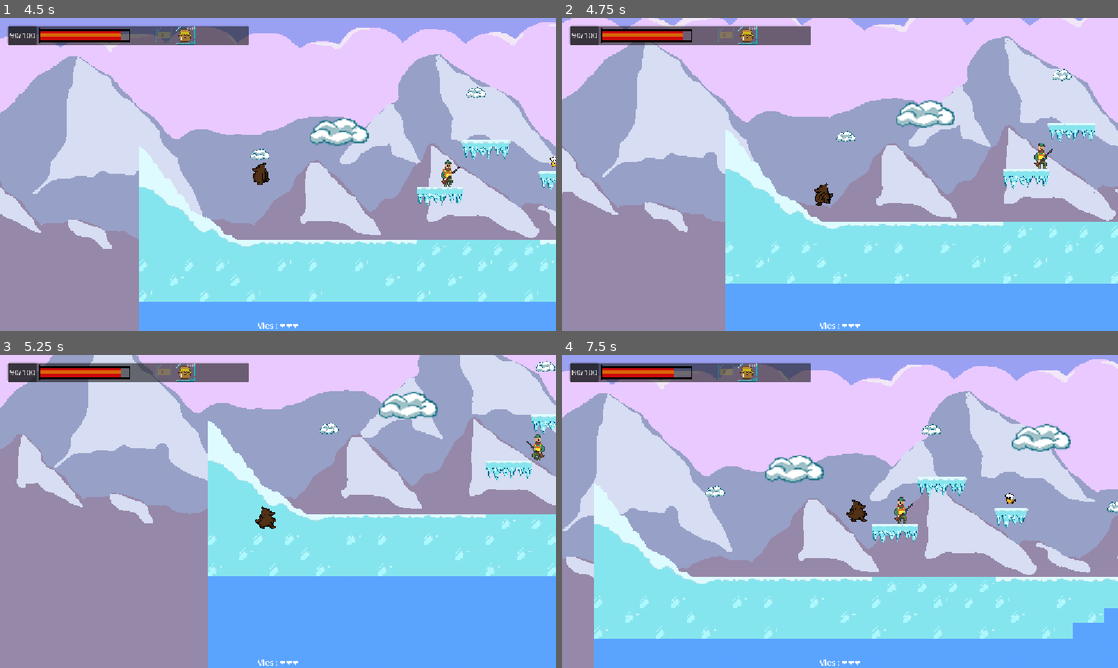
Above: before the commit, frames 1-4 (two rows, left to right).
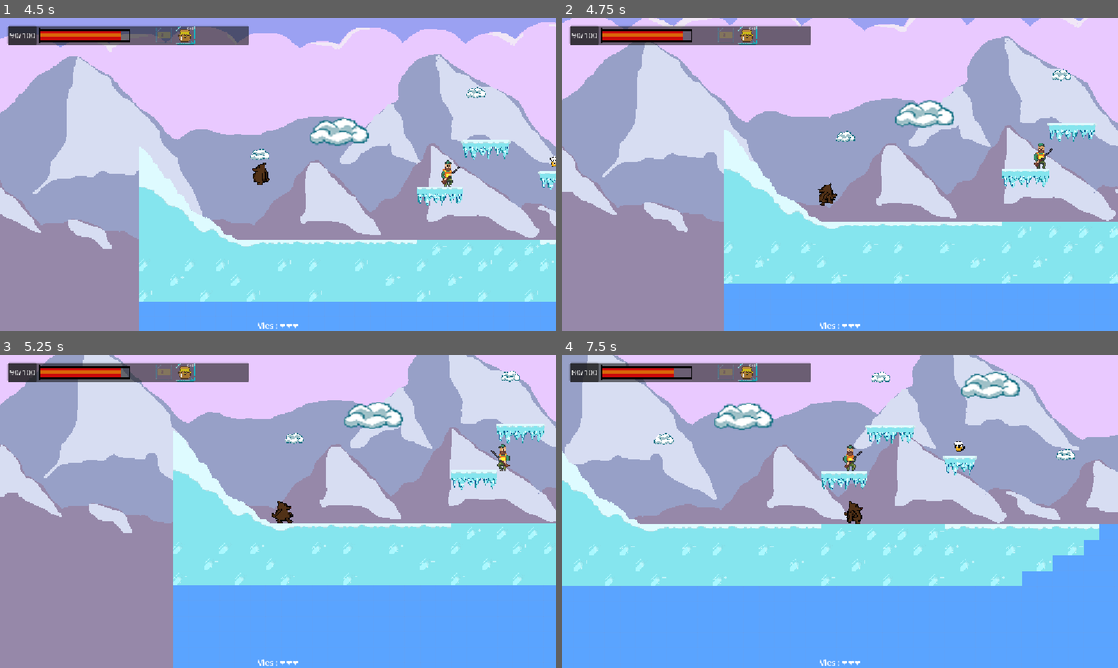
Above: after the commit, the same moments.

Repository: Oozudex/GameJam-BearBeer
Game: Godot game, scene res://Scene/main_menu.tscn
Same seed, same stepped clock (60 frames per second), same inputs: the game is played once before the commit and once after it.
Inputs:
- Up to frame 1 (4.5 s): click "Nouvelle partie" at 0.5 s; hold Right (ui_right) 1.28-2.78 s; tap Space (jump) at 1.52, 2.27, 3.77 s; hold Left (ui_left) from 2.78 s (still down)
- Up to frame 2 (4.75 s): keep holding Left (ui_left); tap Space (jump) at 4.52 s
- Up to frame 3 (5.25 s): release Left (ui_left) at 5.03 s; hold Right (ui_right) from 5.03 s (still down)
- Up to frame 4 (7.5 s): keep holding Right (ui_right); tap Space (jump) at 5.27, 6.77 s

Frame 1 is identical in both runs. In frame 2, 1.5% of the frame differs, in the area x 0-100%, y 0-100%; in frame 3, 27%; in frame 4, 67%.

Commit message:
Ajout mur invisible au début

Diff:
--- a/Scene/game_dev.tscn
+++ b/Scene/game_dev.tscn
@@ -541,7 +541,7 @@
 position = Vector2(2, 1)
 tile_set = SubResource("TileSet_aq2kk")
 format = 2
-layer_0/tile_data = PackedInt32Array(0, 458774, 6, 1, 524310 …(62496 unchanged characters)…  0, 0, -327614, 0, 0, -327613, 327685, 0)
+layer_0/tile_data = PackedInt32Array(0, 458774, 6, 1, 524310 …(62496 unchanged characters)…  0, 0, -327614, 0, 0, -327613, 327685, 0, -65538, 65536, 0, -131074, 65536, 0, -196610, 65536, 0, -262146, 65536, 0, -327682, 65536, 0)
 
 [node name="ParallaxBackground" type="ParallaxBackground" parent="."]
 
